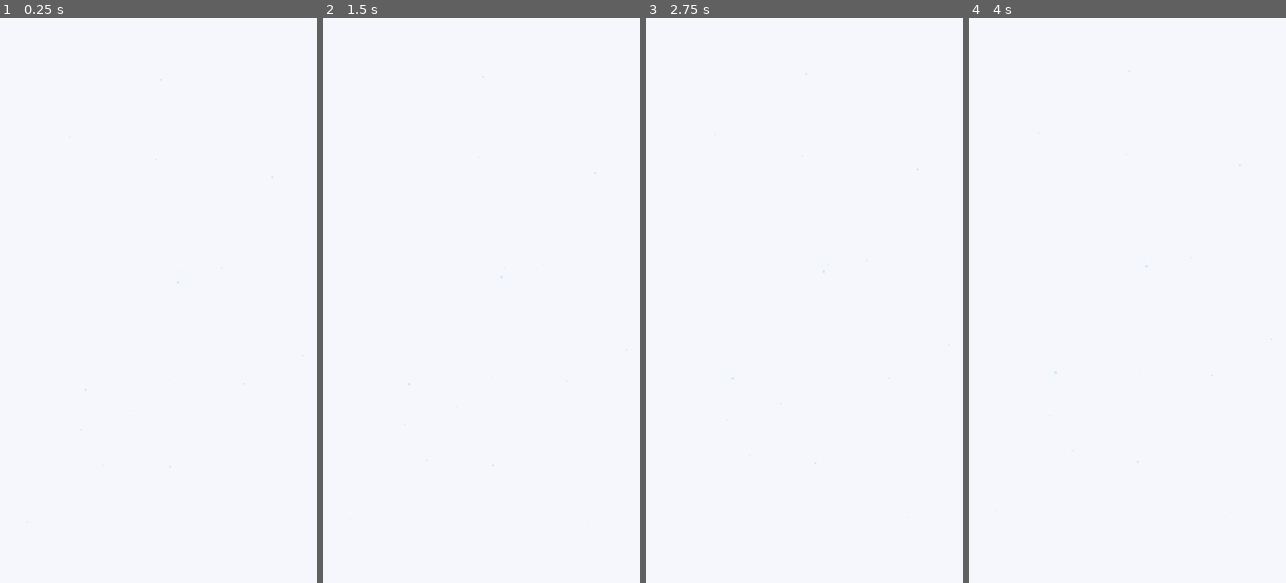
Above: before the commit, frames 1-4 (left to right).
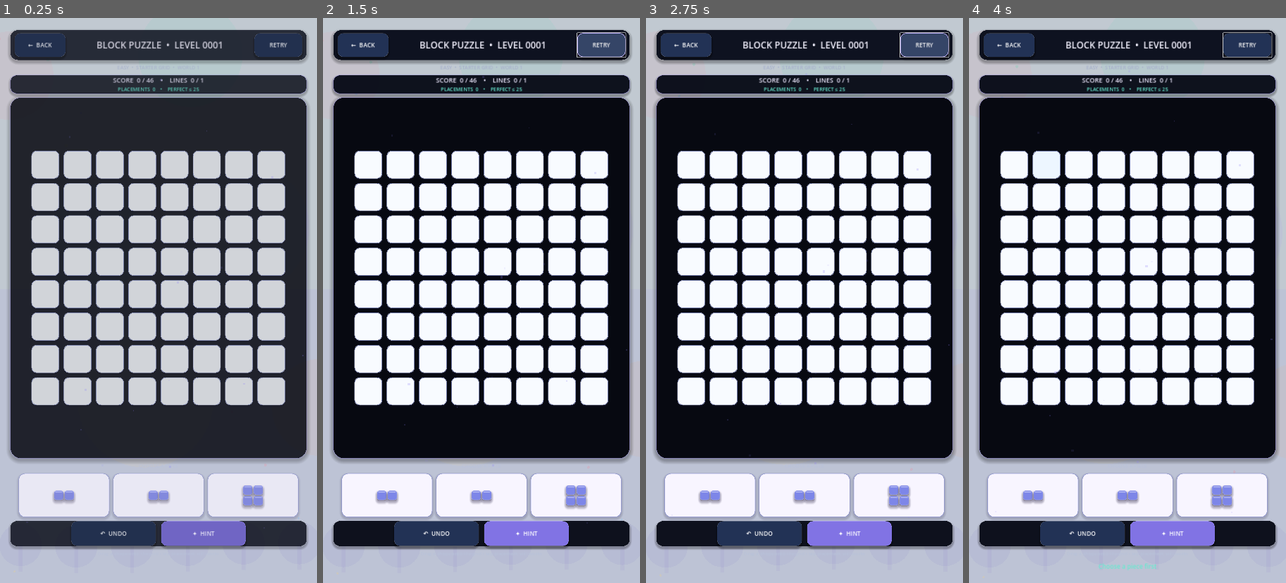
Above: after the commit, the same moments.

Repository: eghosa001/unjam
Game: Godot game, scene res://scenes/BlockPuzzle.tscn
The game is run twice, just before and just after one commit, with the same random seed, the same clock (stepped at 60 frames per second) and the same inputs. This scene is started directly instead of the project's main scene.
Inputs (mouse positions are in pixels of both pictures, inside the frame that each line leads up to):
- Up to frame 1 (0.25 s): no input
- Up to frame 2 (1.5 s): click (601, 46) at 0.5 s, where only the run after the commit has a clickable "RETRY"; click (601, 46) at 1.25 s, where only the run after the commit has a clickable "RETRY"
- Up to frame 3 (2.75 s): click (924, 46) at 2 s, where only the run after the commit has a clickable "RETRY"
- Up to frame 4 (4 s): click (1013, 164) at 2.77 s; click (1045, 164) at 3.52 s

The runs differ from the first frame. In frame 1, 94% of the frame differs, in the area x 0-100%, y 0-100%; in frame 2, 70%; in frame 3, 70%; in frame 4, 70%.
Error before the commit: Parse Error: Could not resolve class "res://scripts/game/block_puzzle.gd". (res://scripts/game/block_puzzle_polished.gd:1)

Commit message:
Fix Block Puzzle overlay coordinates for polished scene

Diff:
--- a/scripts/game/block_puzzle.gd
+++ b/scripts/game/block_puzzle.gd
@@ -372,7 +372,7 @@
 	var overlay := Panel.new()
 	overlay.mouse_filter = Control.MOUSE_FILTER_IGNORE
 	overlay.z_index = 600
-	overlay.position = to_local(cell.global_position)
+	overlay.position = cell.global_position - global_position
 	overlay.size = cell.size
 	overlay.pivot_offset = overlay.size * 0.5
 	overlay.add_theme_stylebox_override("panel", style_box(Color(color, 0.76), 18, color.lightened(0.25), 2))
